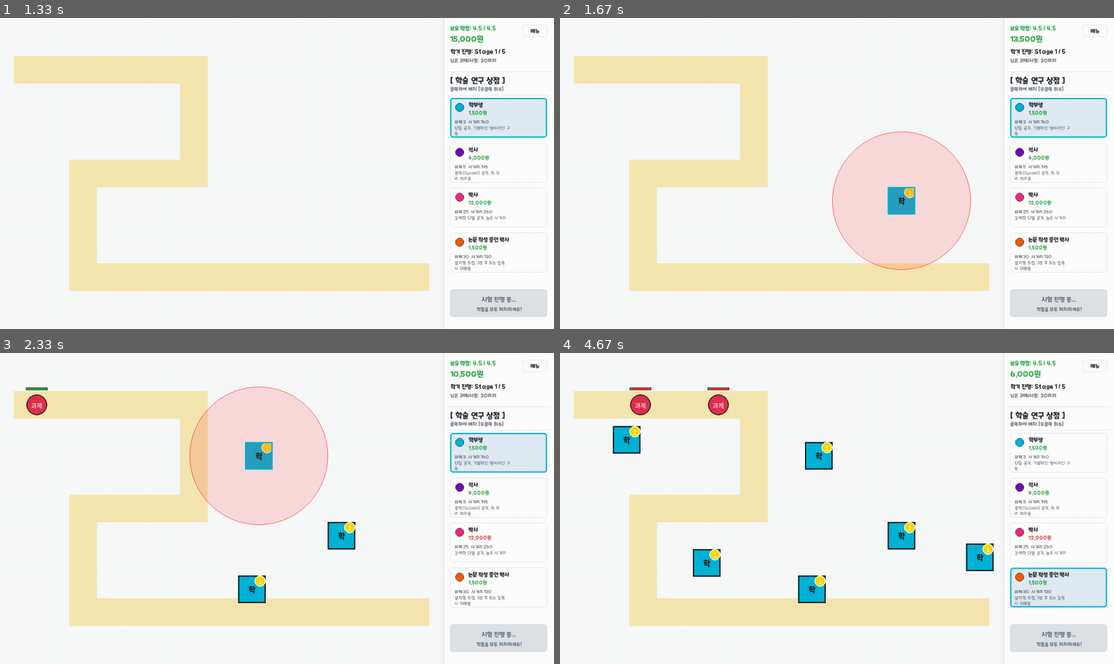
Above: before the commit, frames 1-4 (two rows, left to right).
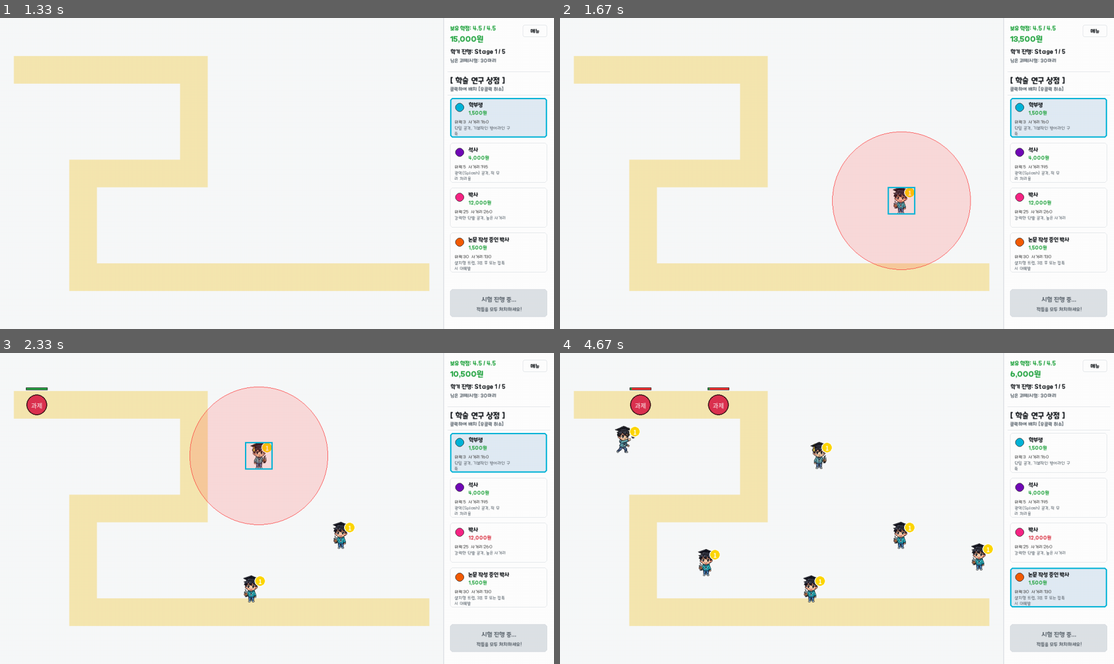
Above: after the commit, the same moments.

Repository: Dooroomi/kgu-defense-game
Game: pygame game, started from pygame_defense/main.py
Same seed, same stepped clock (60 frames per second), same inputs: the game is played once before the commit and once after it.
Inputs (mouse positions are in pixels of both pictures, inside the frame that each line leads up to):
- Up to frame 1 (1.33 s): click (254, 185) at 0.38 s; tap Space at 0.67 s; click "학부생" at 1.05 s
- Up to frame 2 (1.67 s): click (903, 201) at 1.38 s
- Up to frame 3 (2.33 s): click (249, 589) at 1.72 s; click (260, 455) at 2.05 s
- Up to frame 4 (4.67 s): click (981, 558) at 2.38 s; click (626, 440) at 2.72 s; click "과제" at 3.55 s; click (670, 402) at 3.88 s; click (704, 561) at 4.22 s; click "논문 작성 중인 박사" at 4.55 s

Frame 1 is identical in both runs. In frame 2, 0.3% of the frame differs, in the area x 59-64%, y 54-63%; in frame 3, 1.1%; in frame 4, 2.4%, in the area x 9-79%, y 23-81%.

Commit message:
학부생 레벨1 추가
- 학부생 Lv1 픽셀 스프라이트 추가 (idle 정면, 좌/우 던지기, 뒷모습)
- 타워 방향 시스템: 적 좌우 위치에 따라 던지는 방향 결정, 좌우 자동 미러
- idle 시 가장 가까운 길을 바라봄 (길이 위면 뒷모습)
- 공격(투사체 발사) 시점에 던지기 애니메이션 1회 재생 (재발동 시 처음부터)
- 프레임별 캐릭터 크기/위치 자동 정규화 (떨림/축소 방지)

Co-Authored-By: Claude Sonnet 4.6 <noreply@anthropic.com>

Diff:
--- a/pygame_defense/towers/base.py
+++ b/pygame_defense/towers/base.py
@@ -2,7 +2,7 @@
 import os
 import pygame
 import math
-from settings import GRAY
+from settings import GRAY, WAYPOINTS
 
 # ==============================================================================
 # 강화 단계(레벨)별 표시 색상 - 노랑(1) > 초록(2) > 빨강(3)
@@ -15,36 +15,58 @@
 }
 
 # ==============================================================================
-# 강화 단계별 스프라이트(애니메이션) 프레임 로딩 + 캐시
+# 강화 단계별 / 방향별 스프라이트(애니메이션) 프레임 로딩 + 캐시
 #
 # [픽셀 그림을 넣는 위치 규칙] (아직 그림이 없어도 게임은 폴백으로 정상 작동)
-#   picture/towers/<asset_key>/level<N>/  폴더 안에 프레임 이미지를 넣으면 됩니다.
-#   예) picture/towers/undergraduate/level1/0.png, 1.png, 2.png ...
+#   picture/towers/<asset_key>/level<N>/<direction>/  폴더 안에 프레임을 넣습니다.
+#   direction = front(적이 아래) / back(적이 위) / left(적이 왼쪽) / right(적이 오른쪽)
+#   예) picture/towers/undergraduate/level1/left/0.png, 1.png, 2.png ...
 #   - 파일명 사전순으로 정렬되어 애니메이션 순서가 됩니다.
 #   - 그림이 1장이면 정지 이미지, 여러 장이면 자동으로 애니메이션됩니다.
-#   - 폴더가 없거나 비어있으면 색상 사각형(폴백)으로 그려집니다.
+#
+# [폴백 규칙] 해당 방향 폴더가 없으면 아래 순서로 대체:
+#   right  -> left 를 좌우 반전(미러)
+#   그 외  -> front -> 평면(level<N>/) -> left 순으로 대체
+#   끝까지 없으면 색상 사각형(폴백 렌더링).
 # ==============================================================================
 _tower_frame_cache = {}
 
 # 타워 본체 렌더링 기준 크기 (프레임 이미지를 이 크기로 리사이즈)
 TOWER_SPRITE_SIZE = 64
 
-
-def load_tower_frames(asset_key, level):
-    """
-    특정 타워(asset_key)의 특정 강화 단계(level)에 해당하는 애니메이션 프레임 리스트를 반환.
-    한 번 로드한 결과는 캐시하여 디스크 재접근을 피합니다.
-    그림이 없으면 빈 리스트([])를 반환하여 호출부가 폴백 렌더링을 하도록 합니다.
-    """
-    cache_key = (asset_key, level)
-    if cache_key in _tower_frame_cache:
-        return _tower_frame_cache[cache_key]
-
+# 지원 방향
+DIRECTIONS = ("front", "back", "left", "right")
+
+
+def _normalize_frame(raw, size=TOWER_SPRITE_SIZE, bottom_margin=2):
+    """
+    프레임마다 캐릭터 크기/위치가 들쭉날쭉한 문제를 보정한다.
+    1) 불투명(캐릭터) 영역만 잘라내고
+    2) '키(높이)'를 일정하게 맞춰 비율 유지 스케일 후
+    3) 64x64 투명 캔버스에 가로 중앙 + 하단(발) 정렬로 배치.
+    → 프레임이 바뀌어도 캐릭터 크기/발 위치가 일정해 떨림/축소가 사라진다.
+    """
+    bb = raw.get_bounding_rect(min_alpha=1)  # 캐릭터(불투명) 경계
+    if bb.width <= 0 or bb.height <= 0:
+        return pygame.transform.scale(raw, (size, size))
+
+    cropped = raw.subsurface(bb).copy()
+    target_h = size - bottom_margin
+    scale = target_h / bb.height
+    new_w = max(1, round(bb.width * scale))
+    new_h = max(1, round(bb.height * scale))
+    scaled = pygame.transform.scale(cropped, (new_w, new_h))
+
+    canvas = pygame.Surface((size, size), pygame.SRCALPHA)
+    x = (size - new_w) // 2               # 가로 중앙 정렬
+    y = size - bottom_margin - new_h      # 하단(발) 정렬
+    canvas.blit(scaled, (x, y))
+    return canvas
+
+
+def _load_frames_from_folder(folder):
+    """폴더 안의 이미지들을 파일명 순으로 읽어 64px 정규화 프레임 리스트로 반환."""
     frames = []
-    # towers/ 의 부모 디렉토리(pygame_defense)를 기준으로 picture 경로 계산
-    base_dir = os.path.dirname(os.path.dirname(os.path.abspath(__file__)))
-    folder = os.path.join(base_dir, "picture", "towers", asset_key, f"level{level}")
-
     if os.path.isdir(folder):
         try:
             files = sorted(
@@ -53,14 +75,88 @@
             )
             for fn in files:
                 img = pygame.image.load(os.path.join(folder, fn)).convert_alpha()
-                img = pygame.transform.scale(img, (TOWER_SPRITE_SIZE, TOWER_SPRITE_SIZE))
-                frames.append(img)
+                frames.append(_normalize_frame(img))
         except Exception as e:
             print(f"Warning: Failed to load tower frames from {folder} ({e})")
             frames = []
+    return frames
+
+
+def load_tower_frames(asset_key, level, direction="front"):
+    """
+    특정 타워(asset_key)/강화단계(level)/방향(direction)의 애니메이션 프레임 리스트 반환.
+    한 번 로드한 결과는 (asset_key, level, direction)별로 캐시합니다.
+    그림이 없으면 위의 폴백 규칙을 따르며, 끝까지 없으면 빈 리스트를 반환합니다.
+    """
+    cache_key = (asset_key, level, direction)
+    if cache_key in _tower_frame_cache:
+        return _tower_frame_cache[cache_key]
+
+    # towers/ 의 부모 디렉토리(pygame_defense)를 기준으로 picture 경로 계산
+    base_dir = os.path.dirname(os.path.dirname(os.path.abspath(__file__)))
+    lvl_dir = os.path.join(base_dir, "picture", "towers", asset_key, f"level{level}")
+
+    # 1) 요청한 방향 폴더
+    frames = _load_frames_from_folder(os.path.join(lvl_dir, direction))
+
+    # 2) 좌/우 한쪽만 그렸으면 반대쪽은 자동 좌우반전(미러)
+    if not frames and direction in ("left", "right"):
+        other = "right" if direction == "left" else "left"
+        other_frames = _load_frames_from_folder(os.path.join(lvl_dir, other))
+        frames = [pygame.transform.flip(f, True, False) for f in other_frames]
+
+    # 3) 그래도 없으면 front -> 평면 폴더 -> right -> left 순으로 폴백
+    if not frames and direction != "front":
+        frames = _load_frames_from_folder(os.path.join(lvl_dir, "front"))
+    if not frames:
+        frames = _load_frames_from_folder(lvl_dir)            # 구버전(평면) 호환
+    if not frames:
+        frames = _load_frames_from_folder(os.path.join(lvl_dir, "right"))
+    if not frames:
+        frames = _load_frames_from_folder(os.path.join(lvl_dir, "left"))
 
     _tower_frame_cache[cache_key] = frames
     return frames
+
+
+# 합성된 '던지기' 프레임 캐시 (방향별로 한 번만 만들고 재사용)
+_throw_cache = {}
+
+
+def composed_throw_frames(asset_key, level, direction):
+    """
+    특정 방향의 '던지기' 애니메이션 프레임을 반환.
+    - 자체 던지기 프레임이 충분하면(3장 이상) 그대로 사용 (right/left)
+    - 부족하면(예: back은 정지 그림뿐) 정지 1장 + right의 2,3번(던지는 순간)을 재활용
+    """
+    key = (asset_key, level, direction)
+    if key in _throw_cache:
+        return _throw_cache[key]
+
+    own = load_tower_frames(asset_key, level, direction)
+    if len(own) >= 3:
+        result = own
+    else:
+        right = load_tower_frames(asset_key, level, "right")
+        release = list(right[2:4]) if len(right) >= 4 else list(right)
+        stand = list(own[:1])
+        result = stand + release if release else own
+
+    _throw_cache[key] = result
+    return result
+
+
+def _closest_point_on_segment(p, a, b):
+    """점 p에서 선분 ab 위의 가장 가까운 점을 반환."""
+    px, py = p
+    ax, ay = a
+    bx, by = b
+    dx, dy = bx - ax, by - ay
+    l2 = dx * dx + dy * dy
+    if l2 == 0:
+        return (ax, ay)
+    t = max(0.0, min(1.0, ((px - ax) * dx + (py - ay) * dy) / l2))
+    return (ax + t * dx, ay + t * dy)
 
 
 class Tower:
@@ -114,6 +210,15 @@
         # 강화 단계 (1부터 시작)
         self.level = 1
         self.total_invested = self.base_cost  # 판매 환급 계산용 누적 투자금
+
+        # 바라보는 방향 (back/left/right) - 타겟 위치에 따라 갱신
+        self.facing = "right"
+        # idle(적 없음)일 때 바라볼 방향 = 가장 가까운 길 방향 (설치 위치 기준 고정)
+        self.idle_facing = self._path_facing()
+        # 사거리 안에 적이 있는지 (없으면 idle 정지 그림 표시)
+        self.has_target = False
+        # 던지기 애니메이션 재생 중 여부 (공격 발동 시 1회 재생)
+        self.is_attacking = False
 
         # 애니메이션 상태
         self.anim_frame = 0
@@ -176,7 +281,14 @@
         보스의 스턴 공격을 받았을 때는 카운트다운을 하며 작동을 멈춥니다.
         dt: 경과 시간(ms). 모든 PC에서 일정한 공격 속도를 보장합니다.
         """
-        # 애니메이션은 스턴 여부와 상관없이 항상 갱신
+        # 사거리 내 가장 가까운 적을 한 번만 탐색 (방향 갱신 + 공격에 공용 사용)
+        target = self.find_target(enemies)
+        self.has_target = target is not None
+        if target is not None:
+            # 타겟 위치에 따라 바라보는 방향 갱신
+            self.facing = self._direction_to(target)
+
+        # 던지기 애니메이션은 '공격(투사체 발사) 시점'에 1회 재생됨 (아래에서 발동)
         self._advance_animation(dt)
 
         # 스턴 관리 (ms 기반 차감)
@@ -192,18 +304,94 @@
 
         # 쿨다운이 끝나면 공격 진행
         if self.cooldown_tracker <= 0:
-            target = self.find_target(enemies)
             if target:
                 self.attack(target, enemies, laser_effects, projectiles)
+                # 공격 발동 = 던지기 애니메이션 1회 재생 (이미 재생 중이면 처음부터 강제 재시작)
+                self.is_attacking = True
+                self.anim_frame = 0
+                self.anim_timer = 0
+
+    def _throw_frames(self, direction):
+        """해당 방향의 던지기 애니메이션 프레임(자체 없으면 right 2,3 재활용)."""
+        return composed_throw_frames(self.asset_key, self.level, direction)
+
+    def _stand_frames(self, direction):
+        """해당 방향의 정지(서있는) 그림. front은 idle 폴더를 사용."""
+        if direction == "front":
+            f = load_tower_frames(self.asset_key, self.level, "idle")
+            if f:
+                return f
+        return load_tower_frames(self.asset_key, self.level, direction)
+
+    def _current_sprite(self):
+        """
+        지금 그릴 스프라이트 한 장을 반환(없으면 None → 색상 폴백).
+        - 공격 중: 바라보는 방향의 던지기 애니메이션 현재 프레임
+        - 적은 있으나 공격 사이: 방향 정지 그림(준비 자세)
+        - 적 없음(idle): 가장 가까운 길을 바라보는 정지 그림
+        """
+        if self.is_attacking:
+            frames = self._throw_frames(self.facing)
+            idx = self.anim_frame
+        elif self.has_target:
+            frames = self._stand_frames(self.facing)
+            idx = 0
+        else:
+            frames = self._stand_frames(self.idle_facing)
+            idx = 0
+        if not frames:
+            return None
+        return frames[idx if idx < len(frames) else 0]
+
+    def _dir_from_delta4(self, dx, dy):
+        """(dx,dy) 방향을 front/back/left/right 4방향으로 판정 (idle용)."""
+        if abs(dx) >= abs(dy):
+            return "right" if dx >= 0 else "left"
+        # 화면 좌표는 아래로 갈수록 y 증가 → 아래면 front(정면), 위면 back(뒷모습)
+        return "front" if dy > 0 else "back"
+
+    def _direction_to(self, enemy):
+        """
+        전투(던지기) 방향은 투사체가 날아갈 쪽 = 적의 좌우 위치로만 결정한다.
+        적이 캐릭터 중앙보다 조금이라도 왼쪽이면 left, 그 외(중앙/오른쪽)는 right.
+        (위/아래 여부는 던지기 방향에 영향 주지 않음 — 뒷모습은 idle에서만 사용)
+        """
+        return "left" if (enemy.x - self.x) < 0 else "right"
+
+    def _path_facing(self):
+        """설치 위치에서 '가장 가까운 길' 방향을 4방향으로 판정 (idle 바라보기용)."""
+        best = None
+        best_d = float('inf')
+        for i in range(len(WAYPOINTS) - 1):
+            cp = _closest_point_on_segment((self.x, self.y), WAYPOINTS[i], WAYPOINTS[i + 1])
+            d = math.hypot(cp[0] - self.x, cp[1] - self.y)
+            if d < best_d:
+                best_d = d
+                best = cp
+        if best is None:
+            return "front"
+        return self._dir_from_delta4(best[0] - self.x, best[1] - self.y)
 
     def _advance_animation(self, dt):
-        """현재 단계의 프레임이 2장 이상이면 ms 기반으로 프레임을 순환시킨다."""
-        frames = load_tower_frames(self.asset_key, self.level)
-        if len(frames) > 1:
-            self.anim_timer += dt
-            if self.anim_timer >= self.anim_speed:
-                self.anim_timer = 0
-                self.anim_frame = (self.anim_frame + 1) % len(frames)
+        """
+        공격(투사체 발사) 시 시작된 던지기 애니메이션을 1회만 재생한다(one-shot).
+        끝까지 재생하면 멈추고, 다음 공격 때 처음(frame 0)부터 다시 시작된다.
+        """
+        if not self.is_attacking:
+            return
+        frames = self._throw_frames(self.facing)
+        if len(frames) <= 1:
+            self.is_attacking = False
+            self.anim_frame = 0
+            return
+        self.anim_timer += dt
+        if self.anim_timer >= self.anim_speed:
+            self.anim_timer = 0
+            self.anim_frame += 1
+            if self.anim_frame >= len(frames):
+                # 1회 재생 완료 → 정지 (다음 공격 때 다시 시작)
+                self.anim_frame = 0
+                self.is_attacking = False
 
     def find_target(self, enemies):
         """
@@ -267,12 +455,10 @@
             pygame.draw.circle(screen, (80, 80, 80), (self.x, self.y), int(self.attack_range), 1)
 
         # 2. 타워 본체 드로잉 (그림 우선, 없으면 색상 사각형 폴백)
-        frames = load_tower_frames(self.asset_key, self.level)
-        if frames:
-            idx = self.anim_frame if self.anim_frame < len(frames) else 0
-            img = frames[idx]
-            img_rect = img.get_rect(center=(self.x, self.y))
-            screen.blit(img, img_rect)
+        sprite = self._current_sprite()
+        if sprite is not None:
+            img_rect = sprite.get_rect(center=(self.x, self.y))
+            screen.blit(sprite, img_rect)
         else:
             # 폴백: 색상 사각형 + 타워 이름 첫 글자
             pygame.draw.rect(screen, self.color, self.rect)
Binary file added: pygame_defense/picture/towers/undergraduate/level1/back/0.png
Binary file added: pygame_defense/picture/towers/undergraduate/level1/back/1.png
Binary file added: pygame_defense/picture/towers/undergraduate/level1/idle/0.png
Binary file added: pygame_defense/picture/towers/undergraduate/level1/right/0.png
Binary file added: pygame_defense/picture/towers/undergraduate/level1/right/1.png
Binary file added: pygame_defense/picture/towers/undergraduate/level1/right/2.png
Binary file added: pygame_defense/picture/towers/undergraduate/level1/right/3.png
